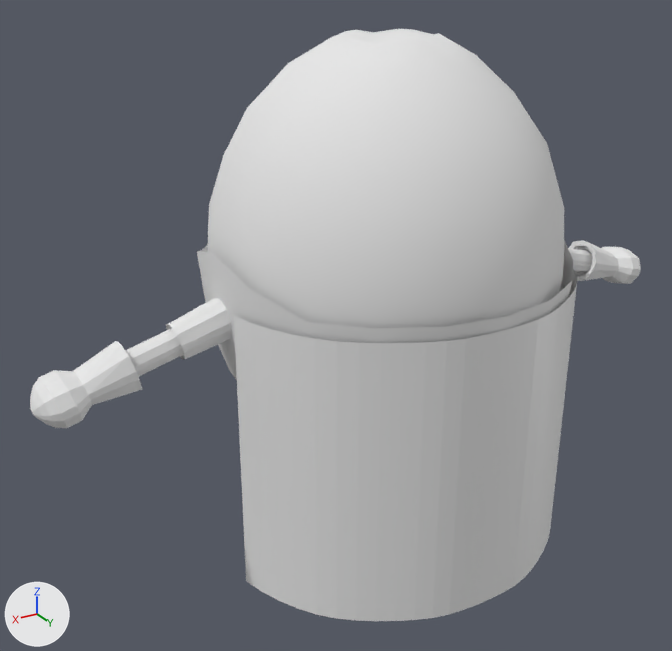
Before and after pictures for a commit that changed the Blender file Assets/3DModels/Player/PlayerOlive_ClothOn.blend.
Both versions are drawn from a 50 mm lens placed at (2.81, 4.15, 3.49), pointed at (0.23, -0.15, 1.34). Every picture has the same lights, and +X, +Y and +Z are marked at lower left.
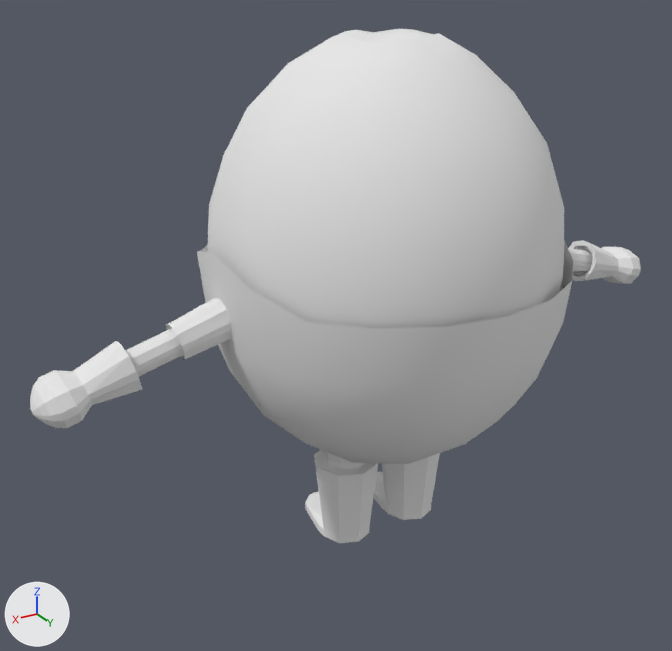
Boxes [x1, y1, x2, y2] around the edits, measured in the pictures (672 x 651 px):
'Plane', deleted
    before: [234, 269, 577, 621]

The change, as a diff of the scene's bpy script:
```diff
--- a/Assets/3DModels/Player/PlayerOlive_ClothOn.blend.py
+++ b/Assets/3DModels/Player/PlayerOlive_ClothOn.blend.py
@@ ob_plane @@
-ob_plane = bpy.data.objects.new('Plane', me_plane)
-ob_plane.location = (0.0, 1.038, 1.064)
```
